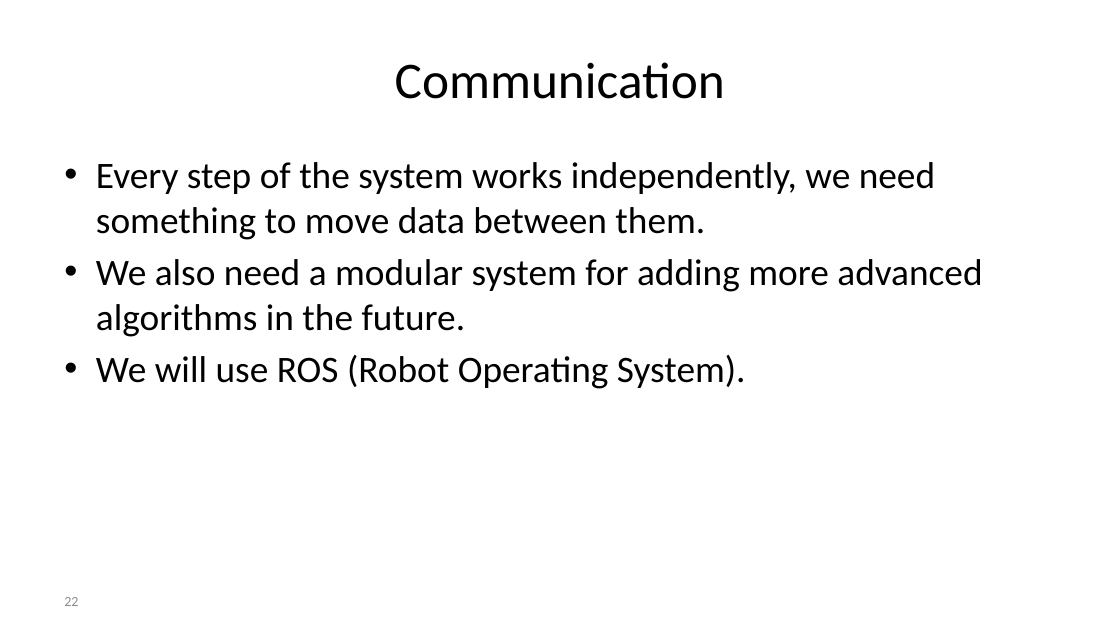
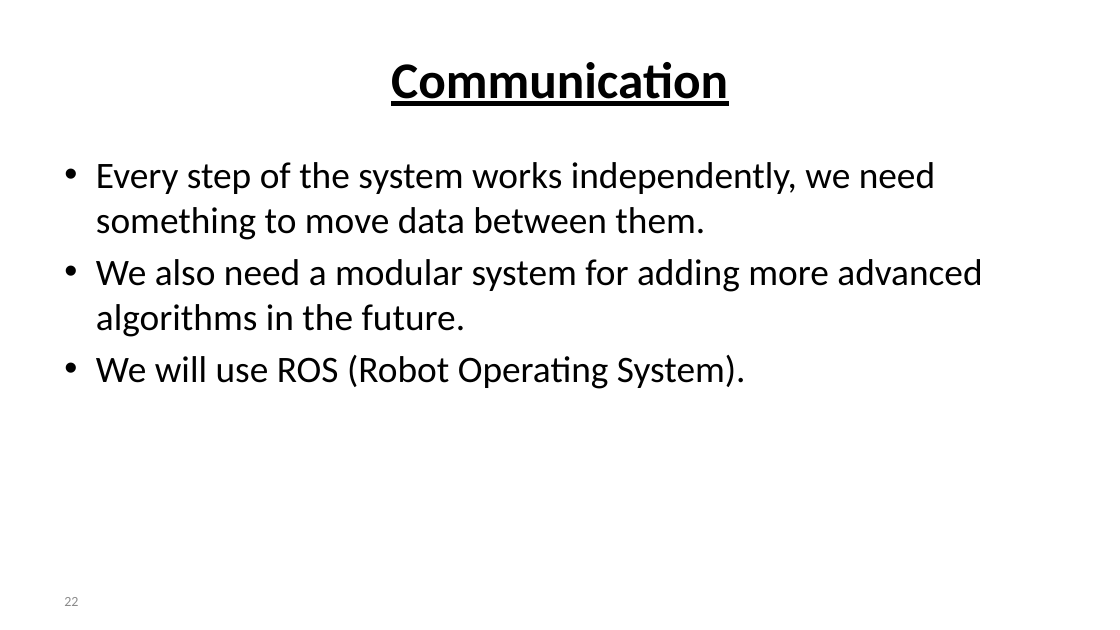
Before and after one commit to tomnorman/cone_slam, a slide deck: slide 22 of presentation.pptx. Drawn at 1120x630 pixels with LibreOffice and Linux fonts; fonts in the diff are those of the drawing. Boxes give left, top, right and bottom in pixels: in the first picture for what was removed or moved away, otherwise in the second. Text is boxed around its words. In the diff, an @@ line names an element or a change of style, - is before the commit and + after.

```diff
--- a/presentation.pptx
+++ b/presentation.pptx
@@ title "Communication" at (391,62,728,106): bold on, underline on @@
```
Also in this commit, not shown: 5 other slides changed.
